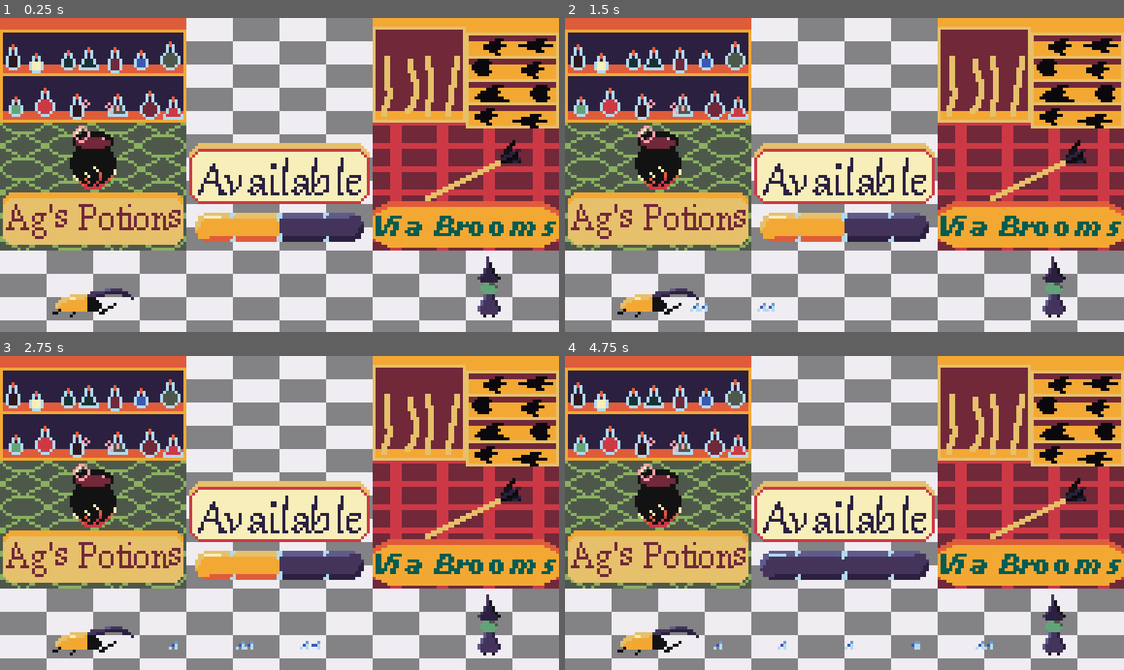
Above: before the commit, frames 1-4 (two rows, left to right).
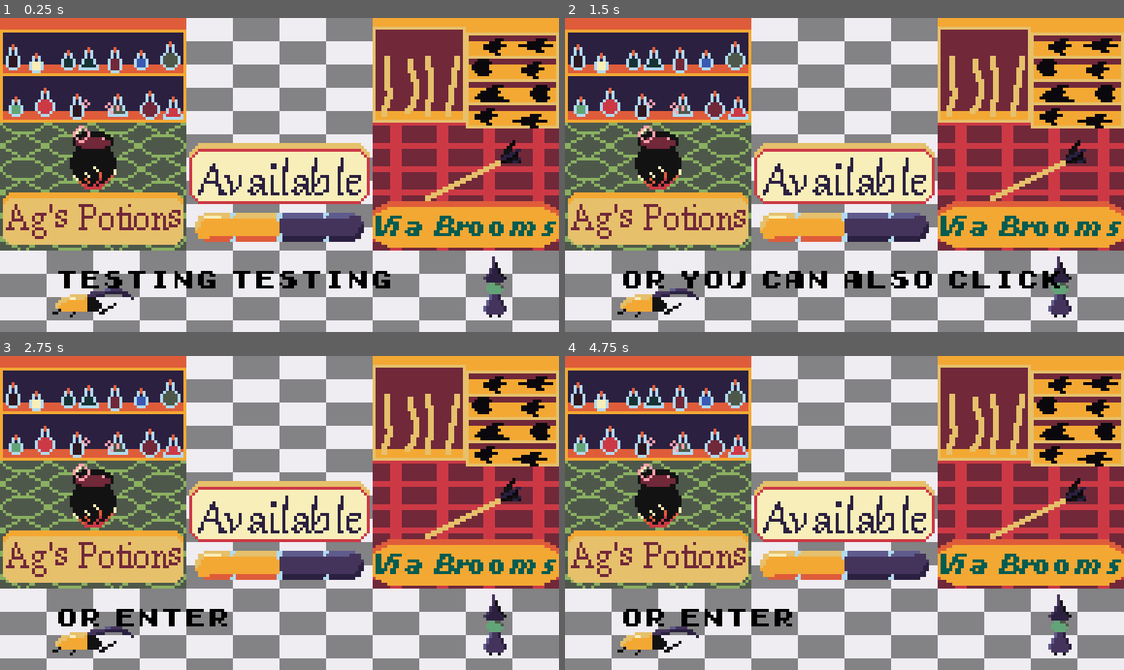
Above: after the commit, the same moments.

Repository: ololili/MusicGame
Game: Godot game, scene res://Code/Main/main.tscn
The game is run twice, just before and just after one commit, with the same random seed, the same clock (stepped at 60 frames per second) and the same inputs.
Inputs:
- Up to frame 1 (0.25 s): no input
- Up to frame 2 (1.5 s): tap Enter at 0.5 s; tap Space (button) at 0.6, 1.25, 1.35 s
- Up to frame 3 (2.75 s): tap Space (button) at 2.1 s
- Up to frame 4 (4.75 s): tap Space (button) at 2.85, 3.6, 4.35 s

The runs differ from the first frame. In frame 1, 1.8% of the frame differs, in the area x 10-91%, y 75-96%; in frame 2, 2.3%; in frame 3, 1.4%; in frame 4, 2.7%, in the area x 10-91%, y 62-96%.
Error before the commit: Out of bounds get index '-9223372036854775808' (on base: 'Dictionary') (res://Code/Main/Scripts/power_script.gd:31)

Commit message:
Changes to ui and level setup.

Diff:
--- /dev/null
+++ b/src/Assets/Fonts/standard_label_settings.tres
@@ -0,0 +1,8 @@
+[gd_resource type="LabelSettings" load_steps=2 format=3 uid="uid://cjx7061ex3x0c"]
+
+[ext_resource type="FontFile" uid="uid://dh0hxl43cub01" path="res://Assets/Fonts/Early GameBoy.ttf" id="1_svbu3"]
+
+[resource]
+font = ExtResource("1_svbu3")
+font_size = 8
+font_color = Color(0, 0, 0, 1)
--- a/src/Code/Animation/Actors/Scripts/beetle.gd
+++ b/src/Code/Animation/Actors/Scripts/beetle.gd
@@ -19,12 +19,13 @@
 	if cooldown > 0:
 		cooldown -= delta
 	else:
-		if Input.is_action_just_pressed("button"):
-			make_shield()
-		if Input.is_action_just_released("button"):
-			attack()
-			if is_instance_valid(current_shield):
-				current_shield.queue_free()
+		if Globals.is_fighting:
+			if Input.is_action_just_pressed("button"):
+				make_shield()
+			if Input.is_action_just_released("button"):
+				attack()
+				if is_instance_valid(current_shield):
+					current_shield.queue_free()
 
 func attack():
 	$ChargeSprite.visible = false
--- a/src/Code/Animation/Actors/Scripts/enemy_projectile.gd
+++ b/src/Code/Animation/Actors/Scripts/enemy_projectile.gd
@@ -18,6 +18,7 @@
 func _ready():
 	$MyAnimationPlayer.play("startup")
 	Globals.has_beaten.connect(_on_globals_has_beaten)
+	Globals.stopped_fighting.connect(_on_globals_stopped_fighting)
 	beetle = get_parent().get_node("Beetle")
 	set_velocity()
 
@@ -26,6 +27,9 @@
 		position.x += velocity.x * delta
 		position.y += velocity.y * delta
 
+
+func _on_globals_stopped_fighting():
+	queue_free()
 
 func _on_globals_has_beaten():
 	if not is_moving:
--- a/src/Code/Animation/Actors/Scripts/my_projectile.gd
+++ b/src/Code/Animation/Actors/Scripts/my_projectile.gd
@@ -5,6 +5,7 @@
 
 func _ready():
 	Globals.has_beaten.connect(_on_globals_has_beaten)
+	Globals.stopped_fighting.connect(_on_globals_stopped_fighting)
 
 func _process(delta):
 	position.x += speed * delta
@@ -20,6 +21,10 @@
 func play_animation():
 	$MyAnimationPlayer.play(power.get_level_name() + "_pow")
 
+
+func _on_globals_stopped_fighting():
+	queue_free()
+
 func _on_globals_has_beaten():
 	play_animation()
 
--- a/src/Code/Animation/Actors/Scripts/shield.gd
+++ b/src/Code/Animation/Actors/Scripts/shield.gd
@@ -20,6 +20,7 @@
 
 func _ready():
 	Globals.has_beaten.connect(_on_globals_has_beaten)
+	Globals.stopped_fighting.connect(_on_globals_stopped_fighting)
 
 func _process(delta):
 	var degradation = delta * -0.25 / Globals.max_time_to_beat
@@ -44,6 +45,9 @@
 	# print(quality, power.get_level_name(), power.level)
 
 
+func _on_globals_stopped_fighting():
+	queue_free()
+
 func _on_globals_has_beaten():
 	if animations.is_playing() and not is_degrading:
 		is_degrading = true
--- a/src/Code/Animation/Actors/Scripts/witch.gd
+++ b/src/Code/Animation/Actors/Scripts/witch.gd
@@ -1,7 +1,6 @@
 extends Area2D
 
 @export var buildup: float = 0.1
-@export var buildup_buildup: float = 0.0
 var attack_chance: float = 0.0
 
 var projectile: PackedScene = preload("res://Code/Animation/Actors/enemy_projectile.tscn")
@@ -20,16 +19,16 @@
 	seed(123)
 
 func _on_globals_has_beaten():
-	buildup += buildup_buildup
-	if not is_cooling_down:
-		attack_chance += buildup
-	else:
-		is_cooling_down = false
-	var ran = randf()
-	if attack_chance > ran:
-		attack_once()
-		attack_chance = 0
-		is_cooling_down = true
+	if Globals.is_fighting:
+		if not is_cooling_down:
+			attack_chance += buildup
+		else:
+			is_cooling_down = false
+		var ran = randf()
+		if attack_chance > ran:
+			attack_once()
+			attack_chance = 0
+			is_cooling_down = true
 
 func attack_once():
 	var node: Node2D = projectile.instantiate()
--- a/src/Code/Animation/Actors/beetle.tscn
+++ b/src/Code/Animation/Actors/beetle.tscn
@@ -11,7 +11,7 @@
 script = ExtResource("2_uq8ni")
 
 [sub_resource type="RectangleShape2D" id="RectangleShape2D_fixou"]
-size = Vector2(28, 12)
+size = Vector2(17, 12)
 
 [sub_resource type="Animation" id="Animation_yeluv"]
 length = 0.001
@@ -337,7 +337,7 @@
 hframes = 6
 
 [node name="CollisionShape2D" type="CollisionShape2D" parent="."]
-position = Vector2(0, 2)
+position = Vector2(-5.5, 2)
 shape = SubResource("RectangleShape2D_fixou")
 
 [node name="MyAnimationPlayer" type="AnimationPlayer" parent="."]
--- /dev/null
+++ b/src/Code/Main/Scripts/text_displayer.gd
@@ -0,0 +1,37 @@
+extends Label
+
+
+@export var intro_text: Array[String]
+@export var first_post_battle_text: Array[String]
+@export var second_post_battle_text: Array[String]
+
+var text_id: int = 0
+var current_text: Array[String]
+var is_first_fight: bool = true
+
+func _ready():
+	Globals.stopped_fighting.connect(_on_globals_stopped_fighting)
+	current_text = intro_text
+
+func _process(_delta):
+	if not Globals.is_fighting:
+		if Input.is_action_just_pressed("button"):
+			text_id += 1
+			if text_id == len(intro_text):
+				into_the_fight()
+			else:
+				text = intro_text[text_id]
+
+func _on_globals_stopped_fighting():
+	visible = true
+	text_id = 0
+	if is_first_fight:
+		is_first_fight = false
+		current_text = first_post_battle_text
+	else:
+		is_first_fight = true
+		current_text = second_post_battle_text
+
+func into_the_fight():
+	get_parent().get_node("MusicPlayer").start_battle()
+	visible = false
--- a/src/Code/Main/globals.gd
+++ b/src/Code/Main/globals.gd
@@ -3,10 +3,14 @@
 signal has_beaten
 signal new_song_started
 signal received_damage(amount: float)
+signal stopped_fighting
+signal started_fighting
 
 var bpm: int
 var time_to_beat: float
 var max_time_to_beat: float
+
+var is_fighting: bool = false
 
 func beating():
 	has_beaten.emit()
@@ -26,3 +30,12 @@
 
 func deal_damage(amount: float):
 	received_damage.emit(amount)
+
+
+func start_fighting():
+	is_fighting = true
+	started_fighting.emit()
+
+func stop_fighting():
+	is_fighting = false
+	stopped_fighting.emit()
--- /dev/null
+++ b/src/Code/Main/level.tscn
@@ -0,0 +1,38 @@
+[gd_scene load_steps=9 format=3 uid="uid://fa1lgmpwnkod"]
+
+[ext_resource type="PackedScene" uid="uid://c38sn2ab2a2lh" path="res://Code/Animation/Backgrounds/empty_shop.tscn" id="1_ftslm"]
+[ext_resource type="PackedScene" uid="uid://of6fid240lot" path="res://Code/Animation/Backgrounds/potion_shop.tscn" id="2_s5w05"]
+[ext_resource type="PackedScene" uid="uid://dd17gy7m237yf" path="res://Code/Animation/Backgrounds/broom_shop.tscn" id="3_oso84"]
+[ext_resource type="PackedScene" uid="uid://q4c1yalcba2b" path="res://Code/Animation/Actors/beetle.tscn" id="4_ac43g"]
+[ext_resource type="Script" path="res://Code/Main/Scripts/power_script.gd" id="5_e8xkf"]
+[ext_resource type="PackedScene" uid="uid://6vmxp4dkwd7j" path="res://Code/Animation/Actors/witch.tscn" id="6_nt1no"]
+[ext_resource type="PackedScene" uid="uid://dh5kxm6cm8pes" path="res://Code/UI/heath_bar.tscn" id="7_kwmnw"]
+
+[sub_resource type="Resource" id="Resource_vwy3q"]
+resource_local_to_scene = true
+script = ExtResource("5_e8xkf")
+
+[node name="Node2D" type="Node2D"]
+
+[node name="EmptyShop" parent="." instance=ExtResource("1_ftslm")]
+position = Vector2(96, 54)
+
+[node name="PotionShop" parent="." instance=ExtResource("2_s5w05")]
+position = Vector2(57, 64)
+offset = Vector2(-25, -24)
+
+[node name="BroomShop" parent="." instance=ExtResource("3_oso84")]
+position = Vector2(160, 40)
+
+[node name="Beetle" parent="." instance=ExtResource("4_ac43g")]
+position = Vector2(32, 95)
+power = SubResource("Resource_vwy3q")
+
+[node name="Witch" parent="." instance=ExtResource("6_nt1no")]
+position = Vector2(170, 87)
+
+[node name="HeathBar" parent="." instance=ExtResource("7_kwmnw")]
+offset_left = 64.0
+offset_top = 64.0
+offset_right = 128.0
+offset_bottom = 80.0
--- a/src/Code/Main/main.tscn
+++ b/src/Code/Main/main.tscn
@@ -1,41 +1,18 @@
-[gd_scene load_steps=10 format=3 uid="uid://d1aqwjfdxtpm7"]
+[gd_scene load_steps=4 format=3 uid="uid://d1aqwjfdxtpm7"]
 
 [ext_resource type="PackedScene" uid="uid://bcbb5nwbp1y7l" path="res://Code/Sound/music_player.tscn" id="1_wg7gd"]
-[ext_resource type="PackedScene" uid="uid://of6fid240lot" path="res://Code/Animation/Backgrounds/potion_shop.tscn" id="2_bivbi"]
-[ext_resource type="PackedScene" uid="uid://c38sn2ab2a2lh" path="res://Code/Animation/Backgrounds/empty_shop.tscn" id="2_gv38n"]
-[ext_resource type="PackedScene" uid="uid://dd17gy7m237yf" path="res://Code/Animation/Backgrounds/broom_shop.tscn" id="3_5nm3x"]
-[ext_resource type="PackedScene" uid="uid://q4c1yalcba2b" path="res://Code/Animation/Actors/beetle.tscn" id="5_yxf14"]
-[ext_resource type="Script" path="res://Code/Main/Scripts/power_script.gd" id="6_ab81m"]
-[ext_resource type="PackedScene" uid="uid://6vmxp4dkwd7j" path="res://Code/Animation/Actors/witch.tscn" id="6_sn84j"]
-[ext_resource type="PackedScene" uid="uid://dh5kxm6cm8pes" path="res://Code/UI/heath_bar.tscn" id="7_c80qo"]
-
-[sub_resource type="Resource" id="Resource_vwy3q"]
-resource_local_to_scene = true
-script = ExtResource("6_ab81m")
+[ext_resource type="PackedScene" uid="uid://fa1lgmpwnkod" path="res://Code/Main/level.tscn" id="2_sk0d7"]
+[ext_resource type="PackedScene" uid="uid://dngljje034b6m" path="res://Code/Main/text_displayer.tscn" id="3_n5qwa"]
 
 [node name="Main" type="Node2D"]
 
 [node name="MusicPlayer" parent="." instance=ExtResource("1_wg7gd")]
 
-[node name="EmptyShop" parent="." instance=ExtResource("2_gv38n")]
-position = Vector2(96, 54)
+[node name="Node2D" parent="." instance=ExtResource("2_sk0d7")]
 
-[node name="PotionShop" parent="." instance=ExtResource("2_bivbi")]
-position = Vector2(57, 64)
-offset = Vector2(-25, -24)
-
-[node name="BroomShop" parent="." instance=ExtResource("3_5nm3x")]
-position = Vector2(160, 40)
-
-[node name="Beetle" parent="." instance=ExtResource("5_yxf14")]
-position = Vector2(32, 95)
-power = SubResource("Resource_vwy3q")
-
-[node name="Witch" parent="." instance=ExtResource("6_sn84j")]
-position = Vector2(168, 87)
-
-[node name="HeathBar" parent="." instance=ExtResource("7_c80qo")]
-offset_left = 64.0
-offset_top = 64.0
-offset_right = 128.0
-offset_bottom = 80.0
+[node name="TextDisplayer" parent="." instance=ExtResource("3_n5qwa")]
+offset_left = 20.0
+offset_top = 85.0
+offset_right = 136.0
+offset_bottom = 108.0
+intro_text = Array[String](["Press spacebar for next", "Or enter", "Or you can also click"])
--- /dev/null
+++ b/src/Code/Main/text_displayer.tscn
@@ -0,0 +1,12 @@
+[gd_scene load_steps=3 format=3 uid="uid://dngljje034b6m"]
+
+[ext_resource type="LabelSettings" uid="uid://cjx7061ex3x0c" path="res://Assets/Fonts/standard_label_settings.tres" id="1_70eck"]
+[ext_resource type="Script" path="res://Code/Main/Scripts/text_displayer.gd" id="2_l8u15"]
+
+[node name="TextDisplayer" type="Label"]
+offset_right = 68.0
+offset_bottom = 23.0
+text = "testing testing
+"
+label_settings = ExtResource("1_70eck")
+script = ExtResource("2_l8u15")
--- a/src/Code/Sound/Scripts/music_player.gd
+++ b/src/Code/Sound/Scripts/music_player.gd
@@ -4,36 +4,55 @@
 @export var music_volume: float
 @export var effects_volume: float
 @export_group("songs")
-@export var intro_song: AudioStream
-@export var battle_songs: Array[AudioStream]
+@export var intro_song: Song
+@export var battle_songs: Array[Song]
+
+var battle_song_id: int = 0
 
 var bpm: int
 var max_time_to_beat: float
 var time_to_beat: float
 
-var is_first_song: bool = true
+var is_playing_intro: bool = true
+
+# It should start at the intro song which will be looped forever.
+# If there is an external call it should go into battle songs.
+# At the end of a battle song it should loop back to the intro song.
+# If the external call is sounded again it should kick into the next battle song.
+
+func _ready():
+	start_intro()
+
+func _process(delta):
+
+	if playing:
+		handle_beating(delta)
+	else:
+		start_intro()
+
+func start_battle():
+	swap_to_song(battle_songs[battle_song_id])
+	Globals.start_fighting()
+	battle_song_id += 1
+	battle_song_id = battle_song_id % len(battle_songs)
 
 
-func _process(delta):
-	if playing:
-		time_to_beat -= delta
-		if time_to_beat < 0:
-			Globals.beating()
-			time_to_beat += max_time_to_beat
-		Globals.time_to_beat = time_to_beat
-	else:
-		if is_first_song:
-			swap_to_song(intro_song)
-			is_first_song = false
-		else:
-			swap_to_song(battle_songs[0])
-			is_first_song = true
-		play()
-		time_to_beat = max_time_to_beat
+func start_intro():
+	swap_to_song(intro_song)
+	Globals.stop_fighting()
 
 
-func swap_to_song(song: AudioStream):
-	stream = song
-	bpm = song.bpm
+func handle_beating(delta):
+	time_to_beat -= delta
+	if time_to_beat < 0:
+		Globals.beating()
+		time_to_beat += max_time_to_beat
+	Globals.time_to_beat = time_to_beat
+
+func swap_to_song(song: Song):
+	stream = song.audio
+	bpm = int(song.audio.bpm)
 	Globals.start_new_song(bpm)
 	max_time_to_beat = 60.0 / float(bpm)
+	time_to_beat = max_time_to_beat
+	play()
--- /dev/null
+++ b/src/Code/Sound/Songs/Scripts/song.gd
@@ -0,0 +1,10 @@
+extends Resource
+class_name Song
+
+@export var audio: AudioStreamOggVorbis = null
+
+@export var has_fase_two: bool = false
+@export var time_to_fase_two: float = 0.0
+
+@export var has_fase_three: bool = false
+@export var time_to_fase_three: float = 0.0
--- /dev/null
+++ b/src/Code/Sound/Songs/intro_song.tres
@@ -0,0 +1,12 @@
+[gd_resource type="Resource" script_class="Song" load_steps=3 format=3 uid="uid://5auhokoik27x"]
+
+[ext_resource type="AudioStream" uid="uid://cbcvb1x7joddj" path="res://Assets/Music/bip-bop.ogg" id="1_0y3y2"]
+[ext_resource type="Script" path="res://Code/Sound/Songs/Scripts/song.gd" id="1_r0jyb"]
+
+[resource]
+script = ExtResource("1_r0jyb")
+audio = ExtResource("1_0y3y2")
+has_fase_two = false
+time_to_fase_two = 0.0
+has_fase_three = false
+time_to_fase_three = 0.0
--- /dev/null
+++ b/src/Code/Sound/Songs/mountain-trials.tres
@@ -0,0 +1,12 @@
+[gd_resource type="Resource" script_class="Song" load_steps=3 format=3 uid="uid://e58e3qmetqmw"]
+
+[ext_resource type="Script" path="res://Code/Sound/Songs/Scripts/song.gd" id="1_2vqgq"]
+[ext_resource type="AudioStream" uid="uid://duhsk5u4m8q0" path="res://Assets/Music/mountain-trials.ogg" id="1_37u2d"]
+
+[resource]
+script = ExtResource("1_2vqgq")
+audio = ExtResource("1_37u2d")
+has_fase_two = false
+time_to_fase_two = 0.0
+has_fase_three = false
+time_to_fase_three = 0.0
--- /dev/null
+++ b/src/Code/Sound/Songs/sky-man.tres
@@ -0,0 +1,12 @@
+[gd_resource type="Resource" script_class="Song" load_steps=3 format=3 uid="uid://dhght4tuowpmp"]
+
+[ext_resource type="Script" path="res://Code/Sound/Songs/Scripts/song.gd" id="1_gflq6"]
+[ext_resource type="AudioStream" uid="uid://cn5xeyfko3ta8" path="res://Assets/Music/sky-man.ogg" id="1_moene"]
+
+[resource]
+script = ExtResource("1_gflq6")
+audio = ExtResource("1_moene")
+has_fase_two = false
+time_to_fase_two = 0.0
+has_fase_three = false
+time_to_fase_three = 0.0
--- a/src/Code/Sound/music_player.tscn
+++ b/src/Code/Sound/music_player.tscn
@@ -1,10 +1,12 @@
-[gd_scene load_steps=4 format=3 uid="uid://bcbb5nwbp1y7l"]
+[gd_scene load_steps=6 format=3 uid="uid://bcbb5nwbp1y7l"]
 
 [ext_resource type="Script" path="res://Code/Sound/Scripts/music_player.gd" id="1_lbwga"]
-[ext_resource type="AudioStream" uid="uid://cbcvb1x7joddj" path="res://Assets/Music/bip-bop.ogg" id="2_tfewi"]
-[ext_resource type="AudioStream" uid="uid://cn5xeyfko3ta8" path="res://Assets/Music/sky-man.ogg" id="3_wha2h"]
+[ext_resource type="Resource" uid="uid://5auhokoik27x" path="res://Code/Sound/Songs/intro_song.tres" id="2_k242g"]
+[ext_resource type="Script" path="res://Code/Sound/Songs/Scripts/song.gd" id="3_btypf"]
+[ext_resource type="Resource" uid="uid://dhght4tuowpmp" path="res://Code/Sound/Songs/sky-man.tres" id="4_u6n68"]
+[ext_resource type="Resource" uid="uid://e58e3qmetqmw" path="res://Code/Sound/Songs/mountain-trials.tres" id="5_enrjf"]
 
 [node name="MusicPlayer" type="AudioStreamPlayer"]
 script = ExtResource("1_lbwga")
-intro_song = ExtResource("2_tfewi")
-battle_songs = Array[AudioStream]([ExtResource("3_wha2h")])
+intro_song = ExtResource("2_k242g")
+battle_songs = Array[ExtResource("3_btypf")]([ExtResource("4_u6n68"), ExtResource("5_enrjf")])
Binary file added: src/Assets/Fonts/Early GameBoy.ttf
Not shown, added: src/Assets/Fonts/Early GameBoy.ttf.import
Not shown, changed: src/Assets/Music/effervesce.ogg.import
Not shown, changed: src/Assets/Music/lights-out.ogg.import
Not shown, changed: src/Assets/Music/melody-meadow_2.ogg.import
Not shown, changed: src/Assets/Music/so-long-syndrome.ogg.import
Not shown, changed: src/Assets/Music/sparkle-stars.ogg.import
